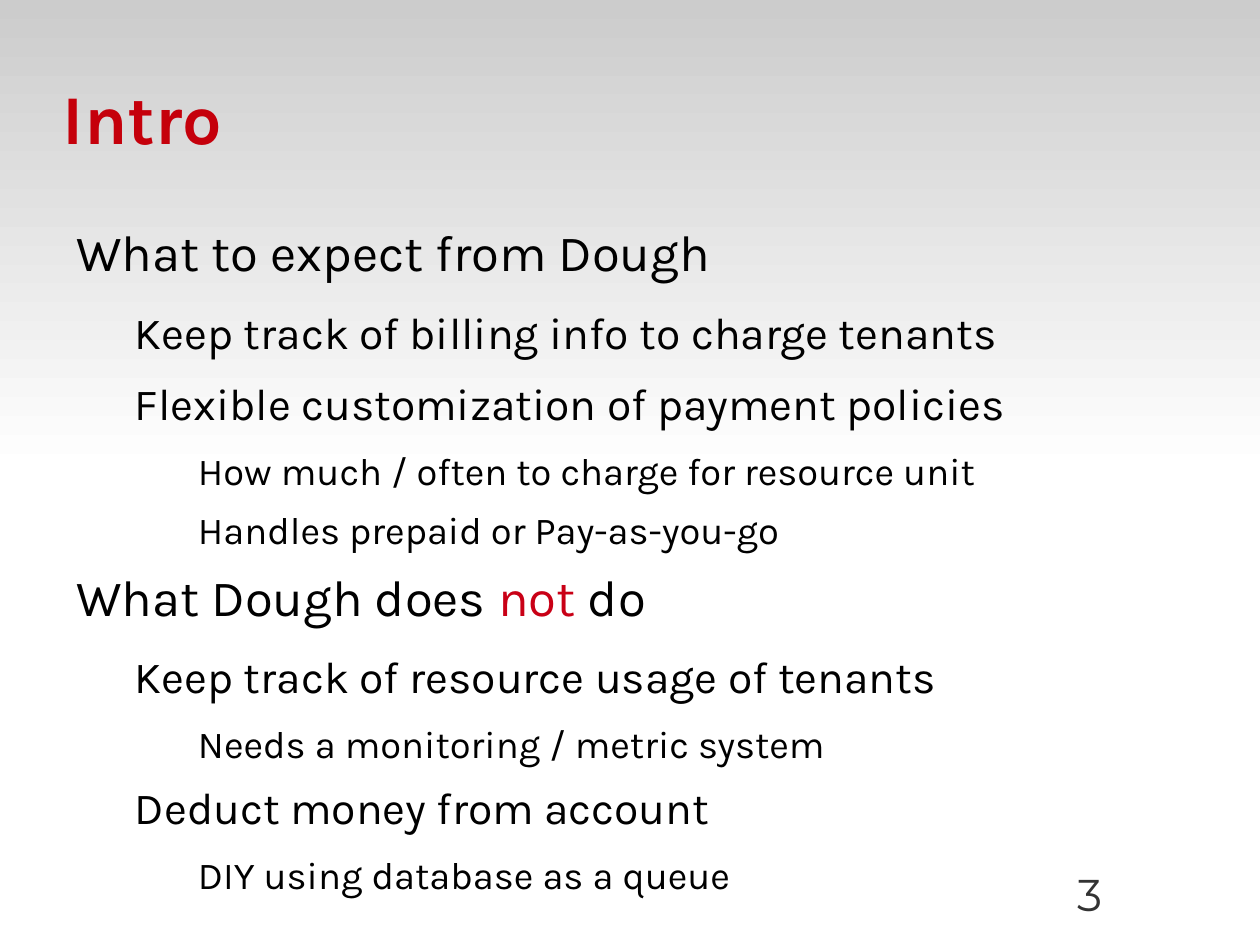
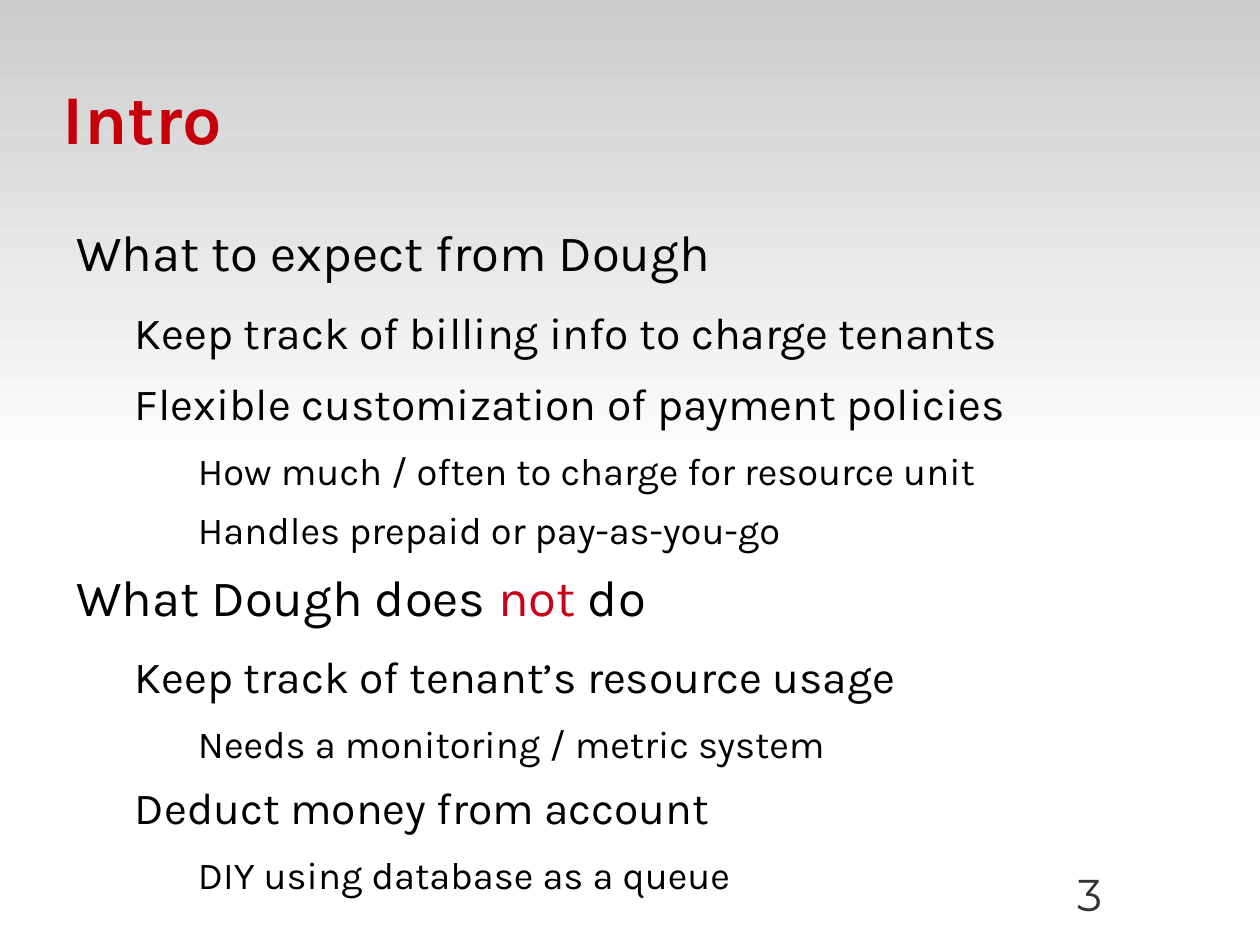
Before and after one commit to zyluo/talk-OSDS-2012, a slide deck: slide 3 of OSDS-2012-SF-dough-LZY.odp. Drawn at 1260x945 pixels with LibreOffice and Linux fonts; fonts in the diff are those of the drawing; background and template pictures are left out. Boxes give left, top, right and bottom in pixels: in the first picture for what was removed or moved away, otherwise in the second. Text is boxed around its words. In the diff, an @@ line names an element or a change of style, - is before the commit and + after.

Commit message:
Fix line thickness and typos

```diff
--- a/OSDS-2012-SF-dough-LZY.odp
+++ b/OSDS-2012-SF-dough-LZY.odp
@@ text at [198,517,781,554]: text changed @@
-    Handles prepaid or Pay-as-you-go
+    Handles prepaid or pay-as-you-go
@@ text at [135,662,896,704]: text changed @@
-  Keep track of resource usage of tenants
+  Keep track of tenant’s resource usage
```
Also in this commit, not shown: 9 other slides changed.
